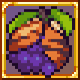
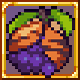
Two versions of the same layered image (80 x 80). Layer-by-layer changes:
renamed "ManaFruitTen" to "ExoticFruits10", painted on it over bbox(6, 6, 75, 78)
